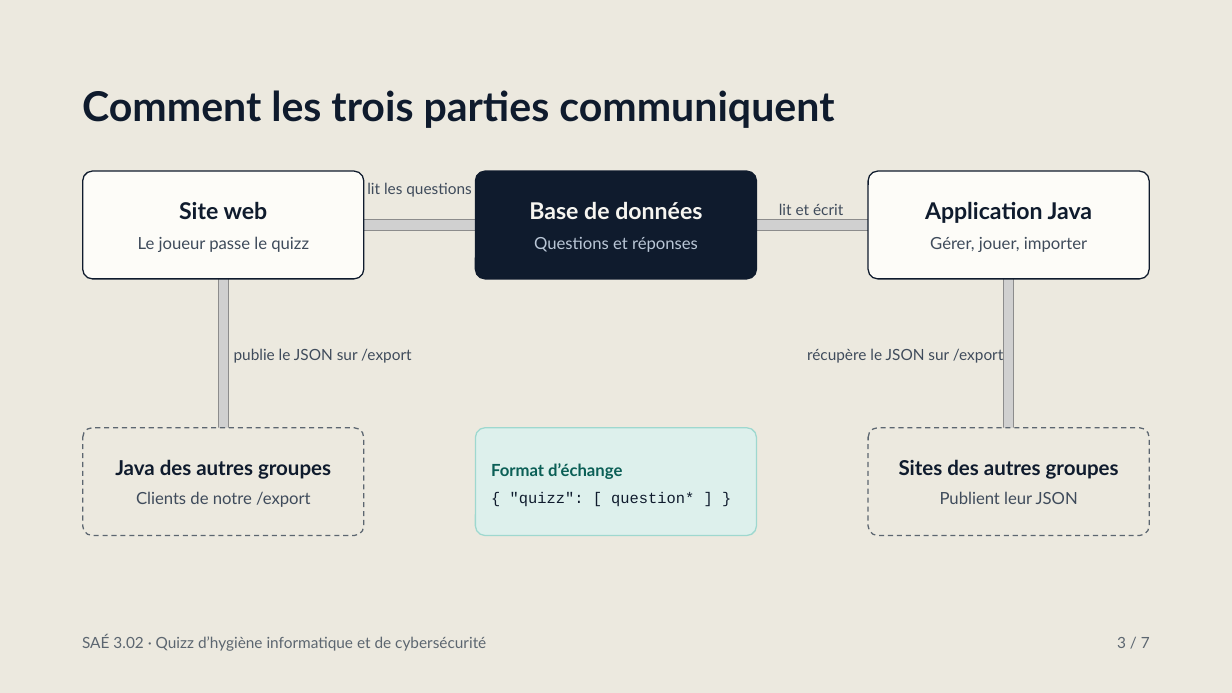
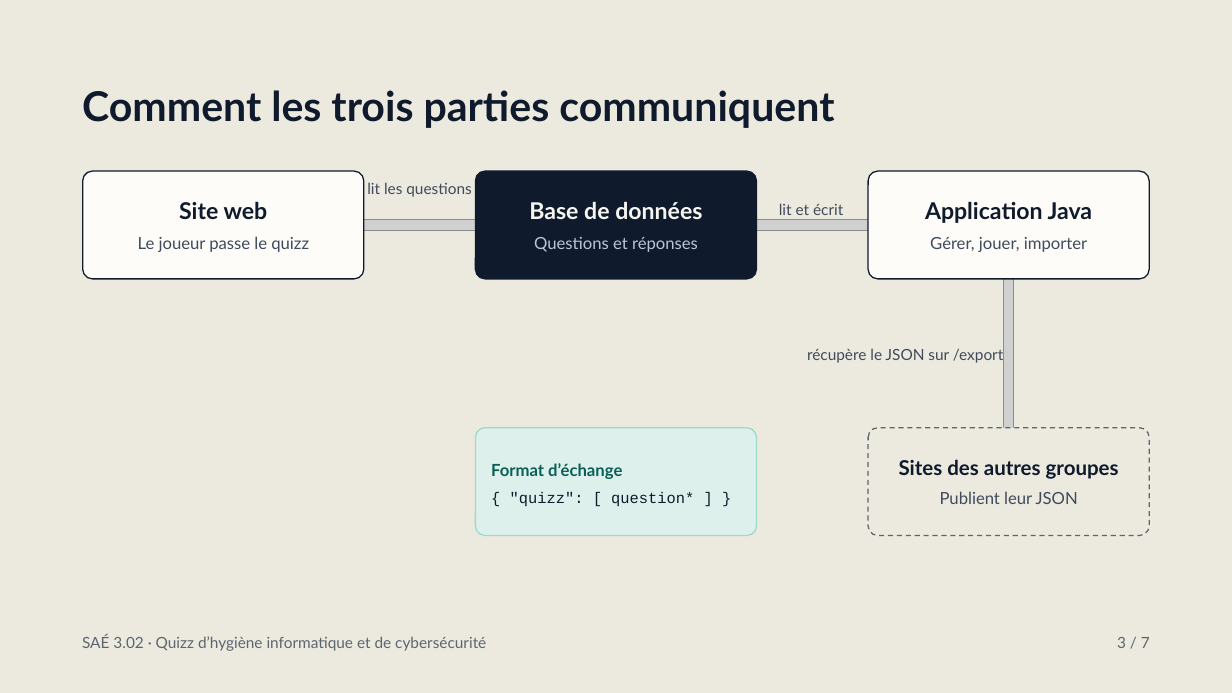
Before and after one commit to ainulmlk/SAE32_Quiz_Cybersecurite, a slide deck: slide 3 of SAÉ 3.02 – Présentation du projet.pptx. Drawn at 1232x693 pixels with LibreOffice and Linux fonts; fonts in the diff are those of the drawing; grey boxes stand for pictures. Boxes give left, top, right and bottom in pixels: in the first picture for what was removed or moved away, otherwise in the second. Text is boxed around its words. In the diff, an @@ line names an element or a change of style, - is before the commit and + after.

```diff
--- a/SAÉ 3.02 – Présentation du projet.pptx
+++ b/SAÉ 3.02 – Présentation du projet.pptx
@@ picture removed at [218,274,228,433] @@
@@ text removed at [234,348,411,363] @@
-publie le JSON sur /export
@@ rounded rectangle removed at [83,428,364,536] @@
@@ text removed at [115,459,331,479] @@
-Java des autres groupes
@@ text removed at [136,491,311,507] @@
-Clients de notre /export
```
Also in this commit, not shown: 1 slide removed.
